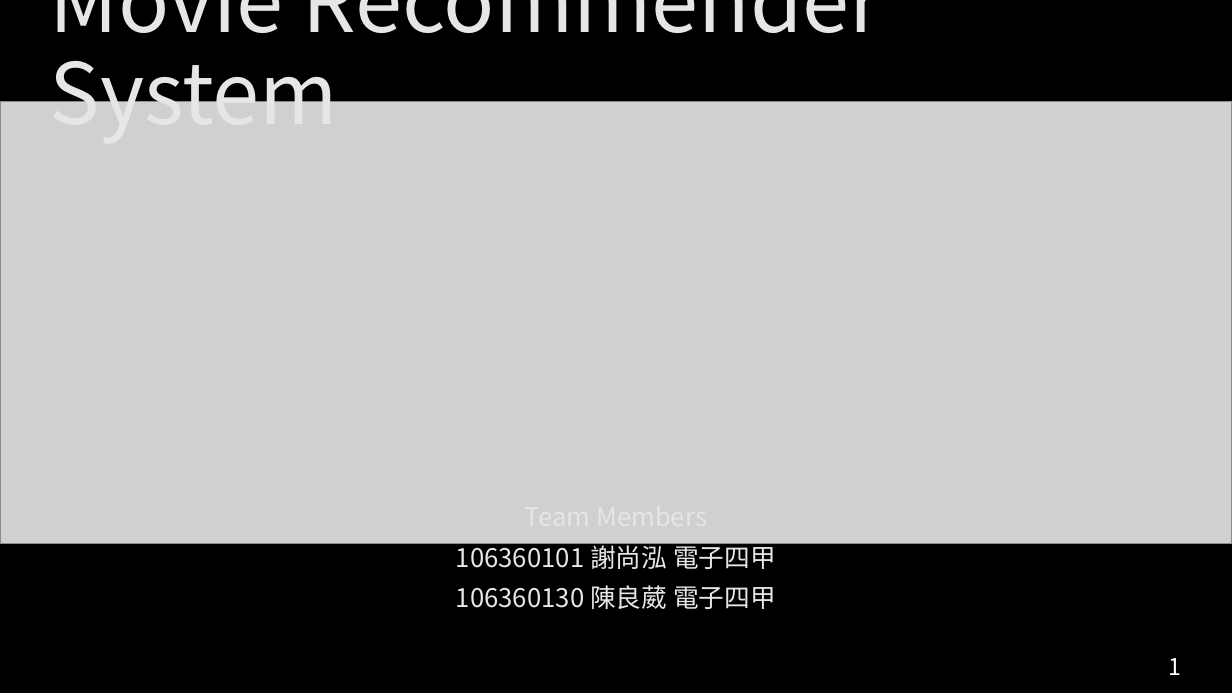
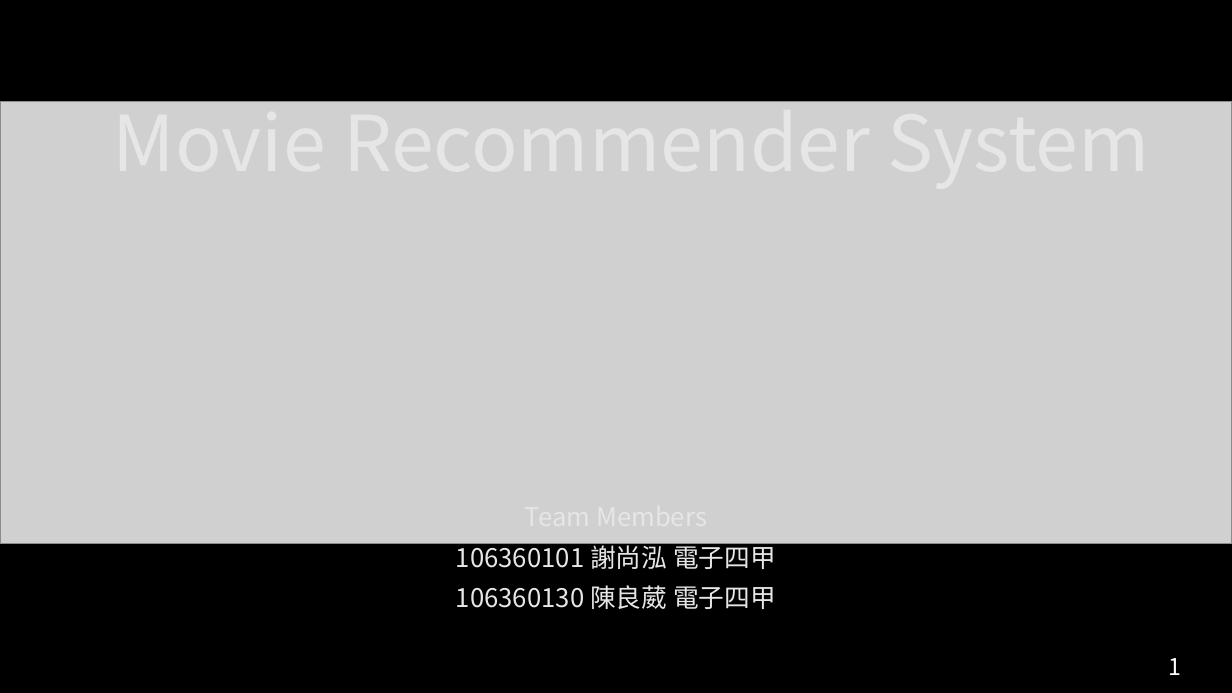
Before and after one commit to samh99474/Python_Final_Project_RecommenderSystem, a slide deck: slide 1 of 報告資料/期末報告Python_Movie_RecommerSystem.pptx. Drawn at 1232x693 pixels with LibreOffice and Linux fonts; fonts in the diff are those of the drawing; grey boxes stand for pictures. Boxes give left, top, right and bottom in pixels: in the first picture for what was removed or moved away, otherwise in the second. Text is boxed around its words. In the diff, an @@ line names an element or a change of style, - is before the commit and + after.

```diff
--- a/報告資料/期末報告Python_Movie_RecommerSystem.pptx
+++ b/報告資料/期末報告Python_Movie_RecommerSystem.pptx
@@ title "Movie Recommender System": place and size @@
-title "Movie Recommender System" at bbox=[50, 0, 883, 145]
+title "Movie Recommender System" at bbox=[113, 94, 1150, 102]
@@ title "Movie Recommender System" at bbox=[113, 94, 1150, 102]: size 66 to 60 pt @@
```
Also in this commit, not shown: 1 other slide changed, 1 other file.
